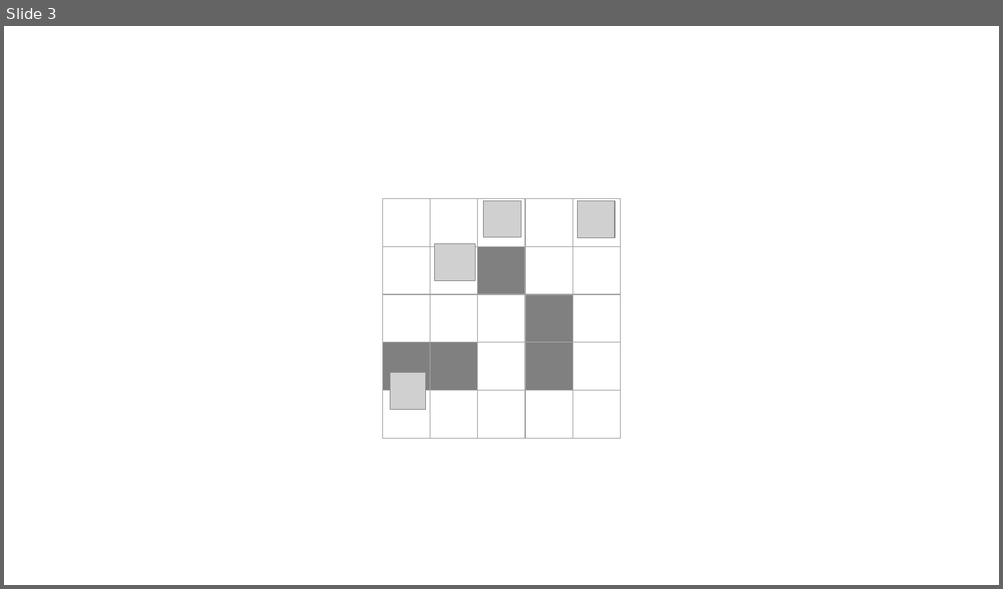
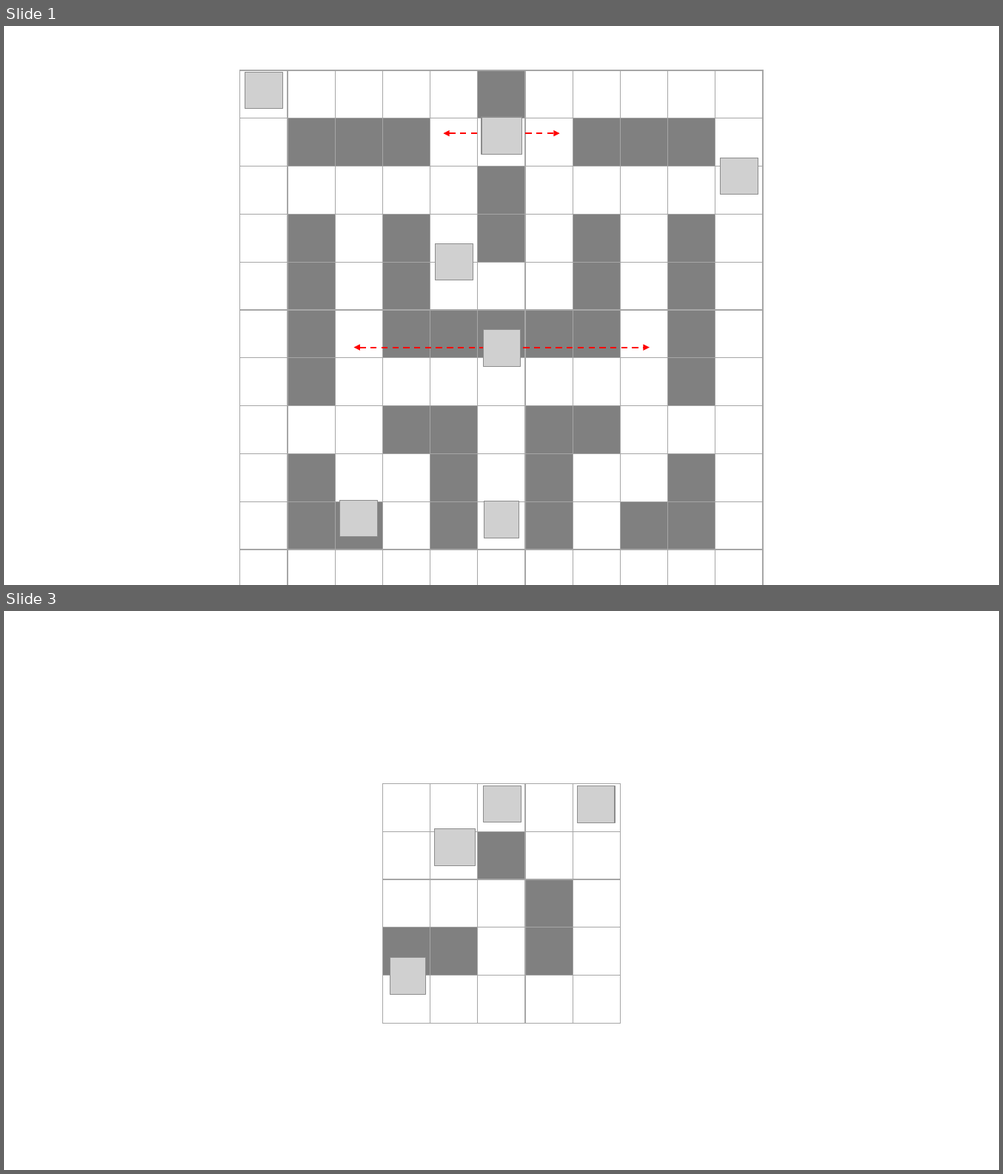
Before and after one commit to yuhodots/pacman, a slide deck: img/Env.pptx. Shown one above the other, each under a label of ours: slide 3 before the commit, slides 1 and 3 after it; the slides between them are not shown. The pictures are 1003x589 and 1003x1174 pixels, drawn with LibreOffice and Linux fonts; fonts in the diff are those of the drawing; grey boxes stand for pictures. Boxes give left, top, right and bottom in pixels: in the first picture for what was removed or moved away, otherwise in the second. Text is boxed around its words. In the diff, an @@ line names an element or a change of style, - is before the commit and + after.

```diff
--- a/img/Env.pptx
+++ b/img/Env.pptx
@@ slide 1 added at (4, 26, 999, 585), background #FFFFFF @@
@@ table added at (240, 70, 765, 541), 11 rows, 11 columns @@
+ |  |  |  |  |  |  |  |  |  | 
+ |  |  |  |  |  |  |  |  |  | 
+ |  |  |  |  |  |  |  |  |  | 
+ |  |  |  |  |  |  |  |  |  | 
+ |  |  |  |  |  |  |  |  |  | 
+ |  |  |  |  |  |  |  |  |  | 
+ |  |  |  |  |  |  |  |  |  | 
+ |  |  |  |  |  |  |  |  |  | 
+ |  |  |  |  |  |  |  |  |  | 
+ |  |  |  |  |  |  |  |  |  | 
+ |  |  |  |  |  |  |  |  |  | 
@@ picture added at (245, 73, 282, 109) @@
@@ double arrow added from (444, 133) to (560, 133), #FF0000 1.5 pt dashed @@
@@ picture added at (481, 117, 522, 154) @@
@@ picture added at (720, 158, 757, 195) @@
@@ picture added at (435, 244, 472, 281) @@
@@ picture added at (483, 329, 521, 367) @@
@@ double arrow added from (354, 348) to (649, 348), #FF0000 1.5 pt dashed @@
@@ picture added at (340, 500, 377, 537) @@
@@ picture added at (484, 501, 519, 539) @@
```
Also in this commit, not shown: 1 other slide added, 2 slides removed, 7 other files.
